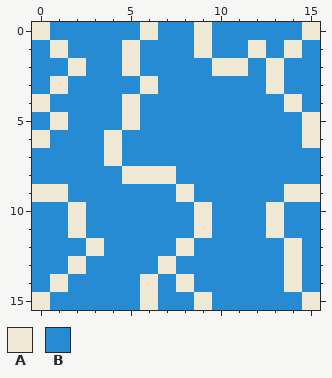
One commit to this pixel-art file: ProjectMicro/Assets/Art/Tiles/Water_NESW02.aseprite. Above, as it was before the edit.
16x16 pixels, 1 frame.
Palette (. is transparent): A #eee8d5  B #268bd2
Pixels before, first column x 0:
 0 ABBBBBABBABBBBBA
 1 BABBBABBBABBABAB
 2 BBABBABBBBAABABB
 3 BABBBBABBBBBBABB
 4 ABBBBABBBBBBBBAB
 5 BABBBABBBBBBBBBA
 6 ABBBABBBBBBBBBBA
 7 BBBBABBBBBBBBBBB
 8 BBBBBAAABBBBBBBB
 9 AABBBBBBABBBBBAA
10 BBABBBBBBABBBABB
11 BBABBBBBBABBBABB
12 BBBABBBBABBBBBAB
13 BBABBBBABBBBBBAB
14 BABBBBABABBBBBAB
15 ABBBBBABBABBBBBA
The same view after the edit:
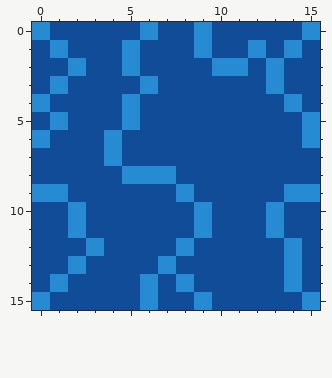
Difference:
colour A: #eee8d5 -> #268bd2
colour B: #268bd2 -> #114c99
